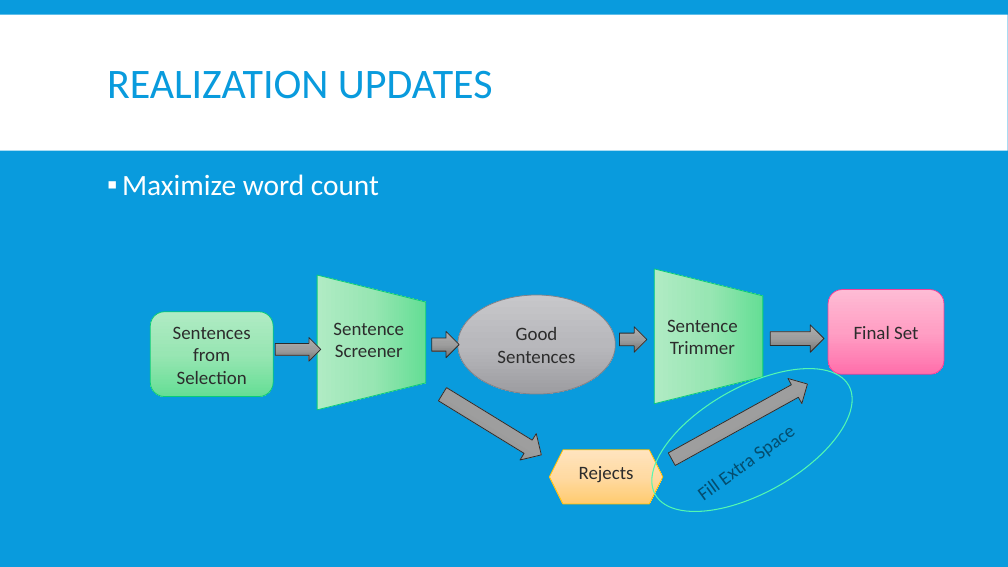
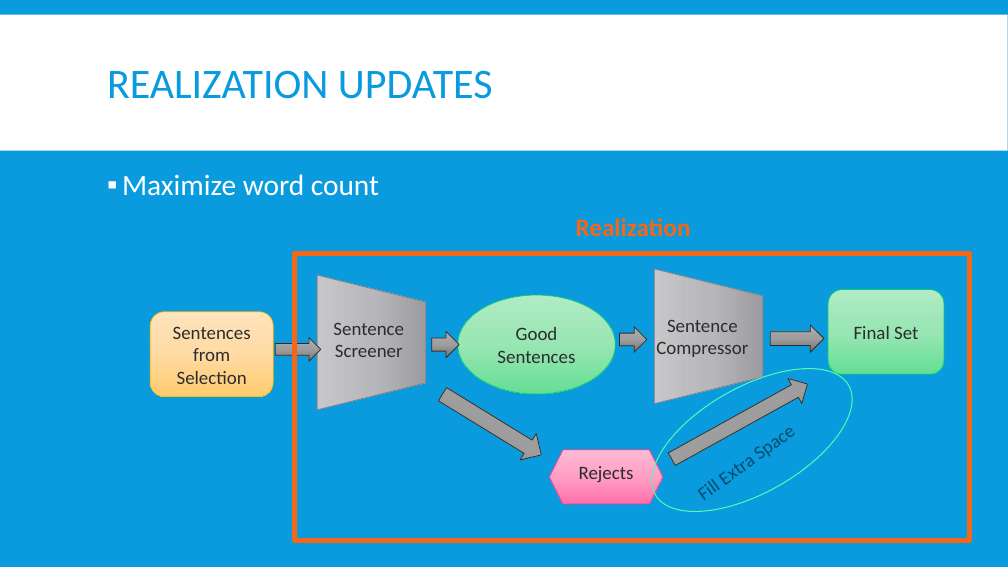
Before and after one commit to Mindful/ling-573, a slide deck: slide 8 of doc/D4_presentation.pptx (slide 7 before the commit). Drawn at 1008x567 pixels with LibreOffice and Linux fonts; fonts in the diff are those of the drawing. Boxes give left, top, right and bottom in pixels: in the first picture for what was removed or moved away, otherwise in the second. Text is boxed around its words. In the diff, an @@ line names an element or a change of style, - is before the commit and + after.

```diff
--- a/doc/D4_presentation.pptx
+++ b/doc/D4_presentation.pptx
@@ text added at <box>576,218,691,236</box>, 24 pt, text #F56617, bold @@
+Realization
@@ rectangle added at <box>295,254,969,541</box>, outline #F56617 4.5 pt @@
@@ flow chart manual operation at <box>654,269,763,404</box>: fill gradient #B1EBC5 to #98E7B4 to #66DF95 to gradient #C8C8CA to #B9B9BC to #9D9DA2; outline #08CC78 0.75 pt to #828288 0.75 pt @@
@@ flow chart manual operation at <box>317,275,426,410</box>: fill gradient #B1EBC5 to #98E7B4 to #66DF95 to gradient #C8C8CA to #B9B9BC to #9D9DA2; outline #08CC78 0.75 pt to #828288 0.75 pt @@
@@ ellipse "Good" at <box>458,295,616,394</box>: fill gradient #C8C8CA to #B9B9BC to #9D9DA2 to gradient #B1EBC5 to #98E7B4 to #66DF95; outline #828288 0.75 pt to #08CC78 0.75 pt @@
@@ rounded rectangle "Final Set" at <box>828,290,944,374</box>: fill gradient #FFBCD5 to #FFA0C5 to #FF70AC to gradient #B1EBC5 to #98E7B4 to #66DF95; outline #F24099 0.75 pt to #08CC78 0.75 pt @@
@@ rounded rectangle "Sentences from Selection" at <box>150,312,274,396</box>: fill gradient #B1EBC5 to #98E7B4 to #66DF95 to gradient #FFE5BF to #FFDAA3 to #FFCB70; outline #08CC78 0.75 pt to #FFC000 0.75 pt @@
@@ text at <box>656,320,748,357</box>: text changed @@
-Sentence Trimmer
+Sentence Compressor
@@ hexagon "Rejects" at <box>550,450,663,504</box>: fill gradient #FFE5BF to #FFDAA3 to #FFCB70 to gradient #FFBCD5 to #FFA0C5 to #FF70AC; outline #FFC000 0.75 pt to #F24099 0.75 pt @@
```
Also in this commit, not shown: 12 other slides changed, 9 slides added.
